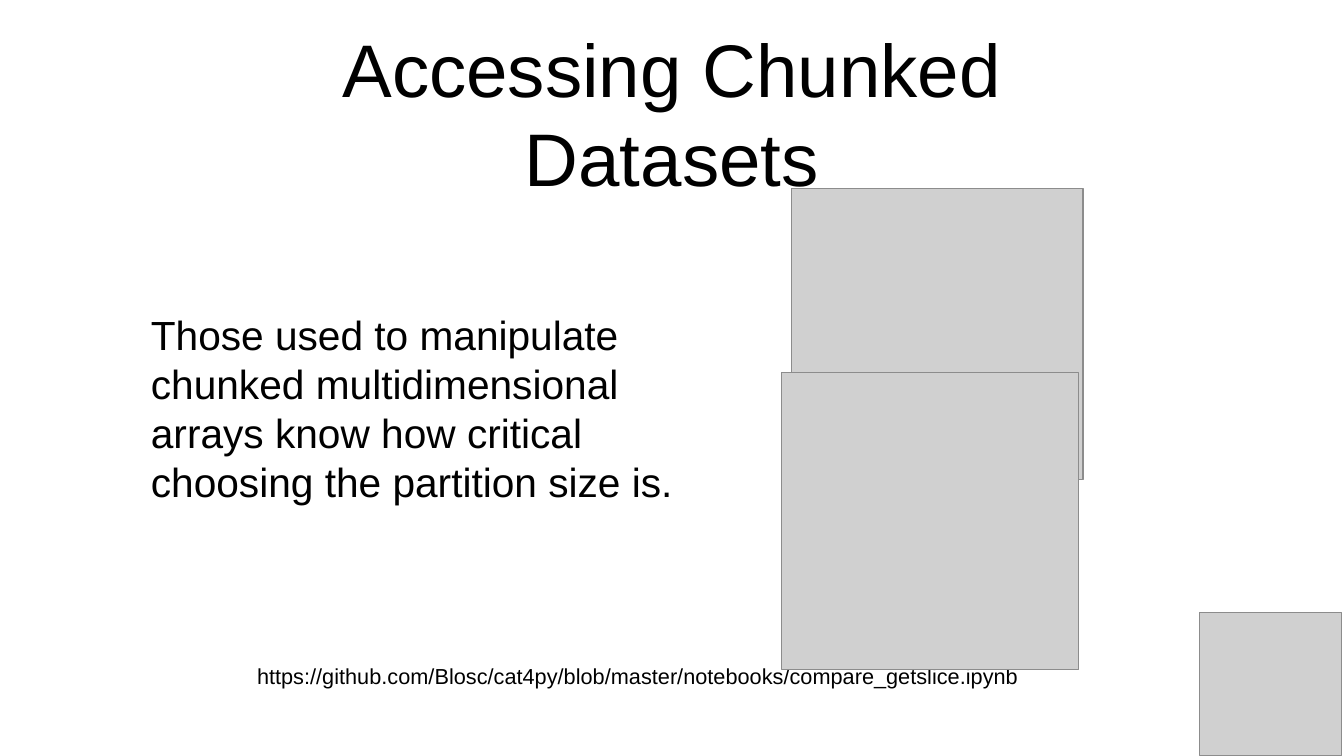
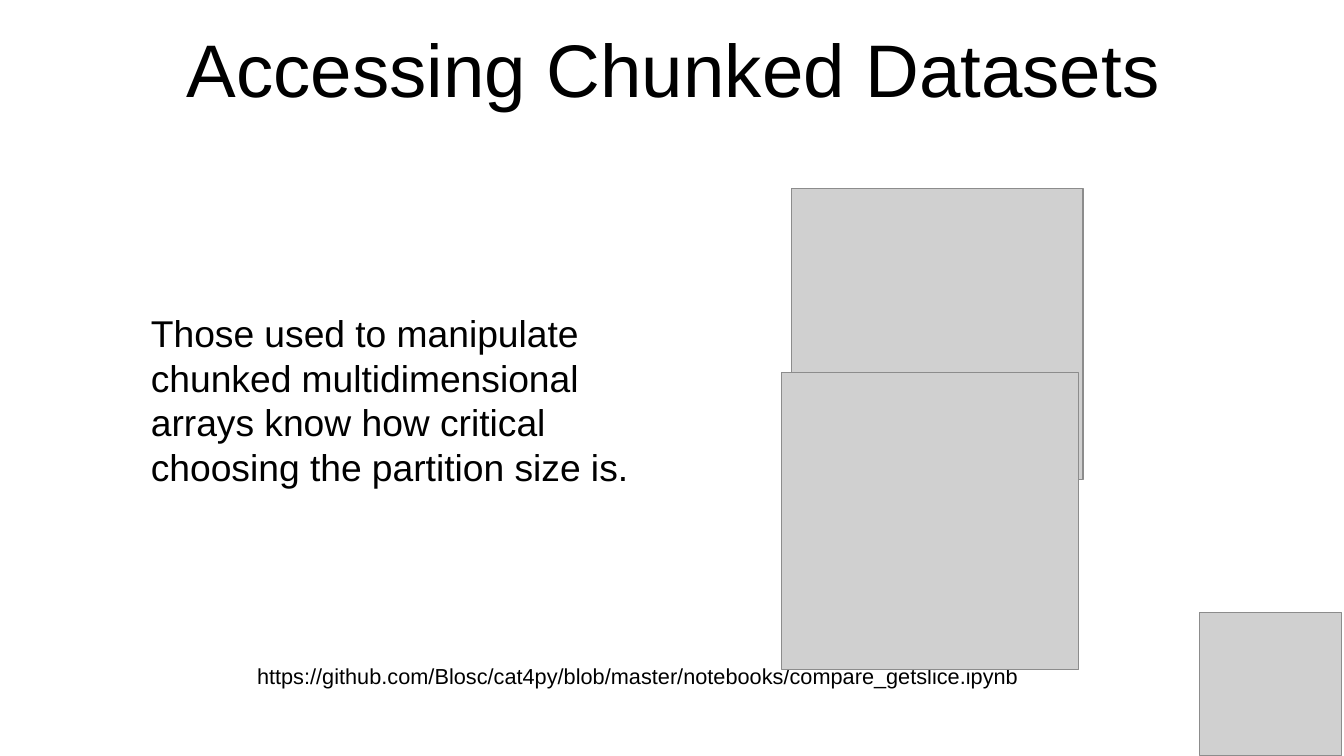
Before and after one commit to inaos/iron-array, a slide deck: slide 16 of decks/pyDataNyc2019.odp (slide 17 before the commit). Drawn at 1344x756 pixels with LibreOffice and Linux fonts; fonts in the diff are those of the drawing; grey boxes stand for pictures. Boxes give left, top, right and bottom in pixels: in the first picture for what was removed or moved away, otherwise in the second. Text is boxed around its words. In the diff, an @@ line names an element or a change of style, - is before the commit and + after.

```diff
--- a/decks/pyDataNyc2019.odp
+++ b/decks/pyDataNyc2019.odp
@@ text "Accessing Chunked Datasets" rewrapped from bbox=[342, 43, 1000, 201] to bbox=[187, 43, 1159, 111] @@
@@ text "Those used to manipulate chunked ..." at bbox=[151, 320, 628, 489]: size 24 to 22 pt @@
```
Also in this commit, not shown: 2 other slides changed, 4 slides added, 3 slides removed, 6 other files.
